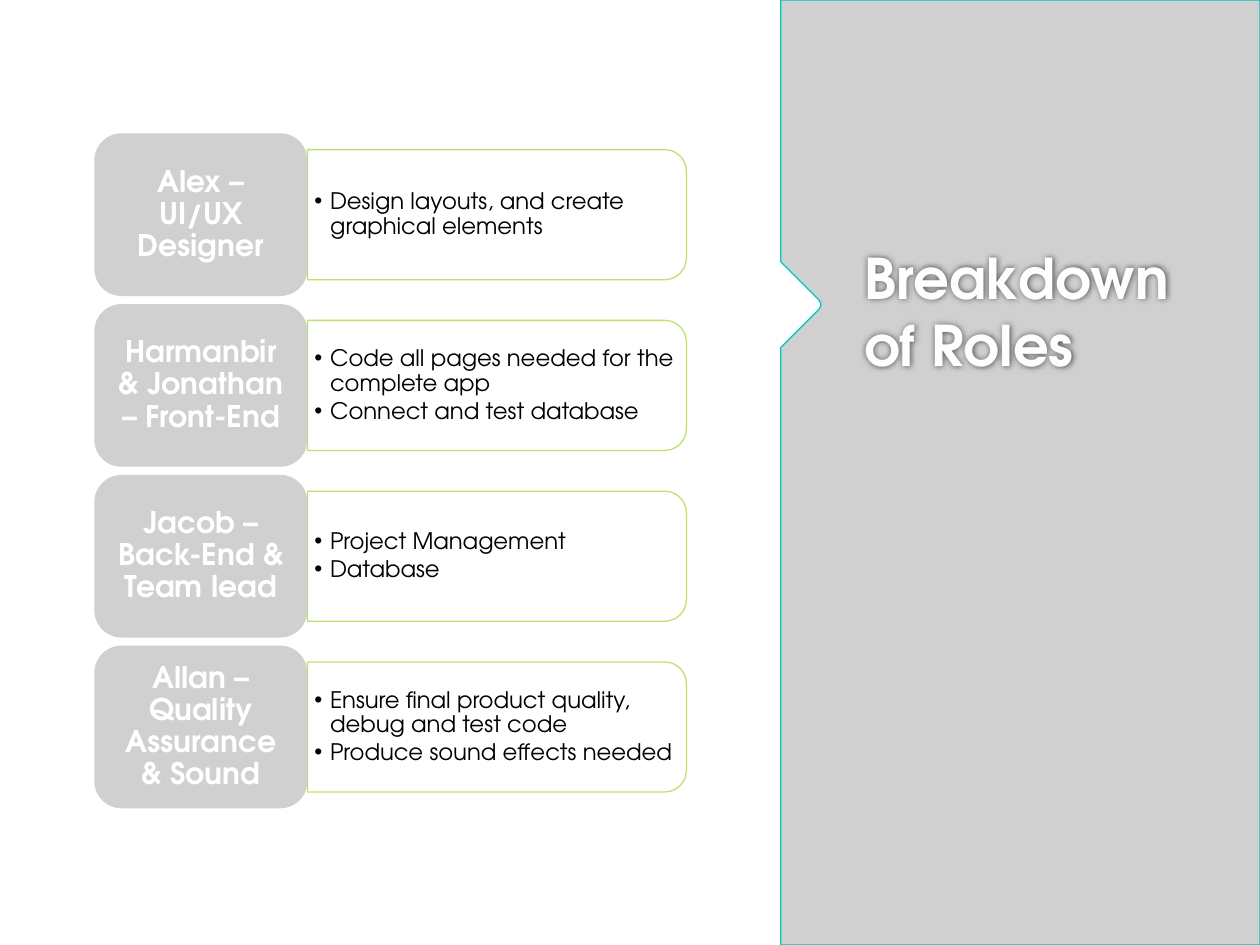
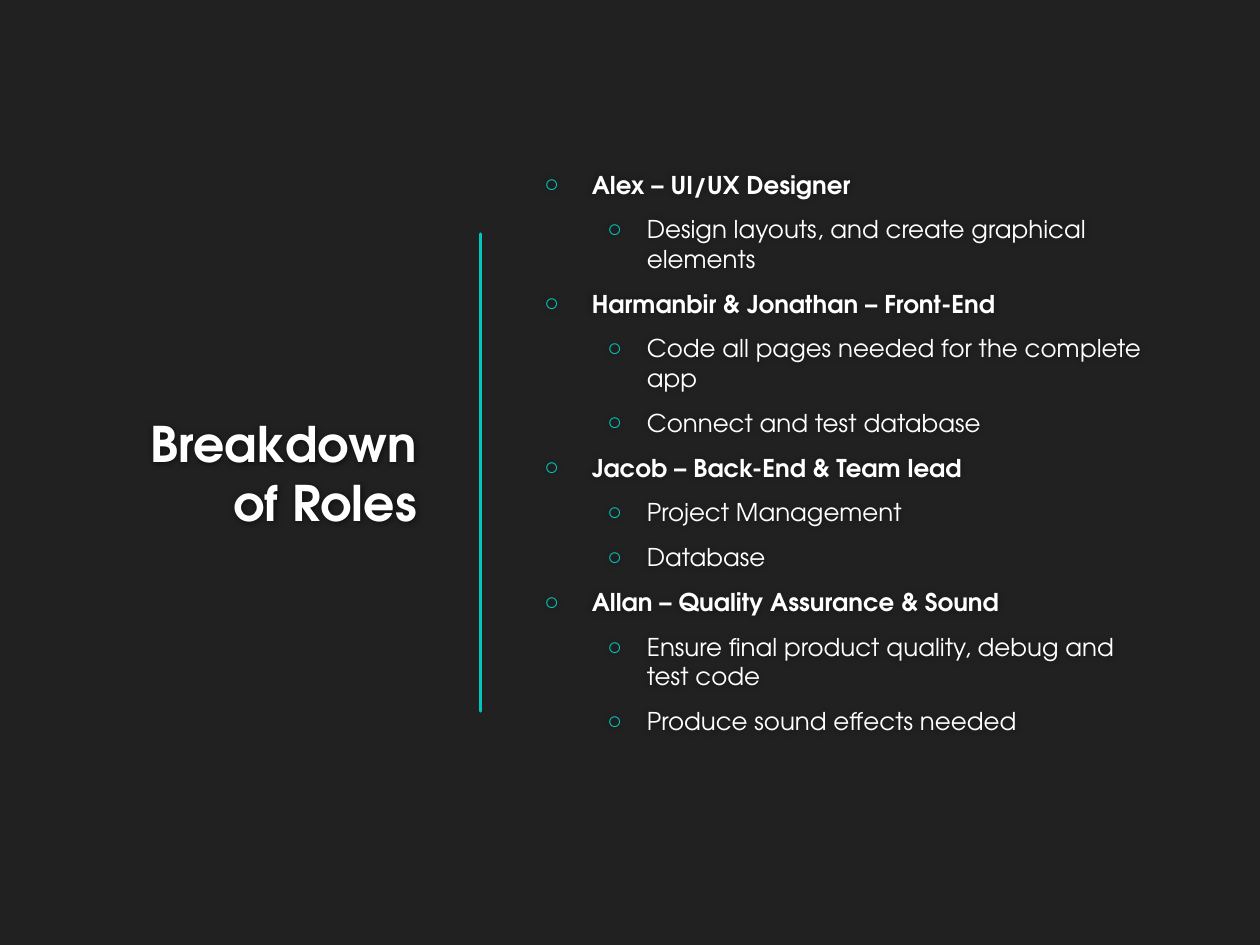
Before and after one commit to HarmanbirD/WaterQwiz, a slide deck: slide 8 of Wasted Water Quiz.pptx. Drawn at 1260x945 pixels with LibreOffice and Linux fonts; fonts in the diff are those of the drawing; grey boxes stand for pictures; background and template pictures are left out. Boxes give left, top, right and bottom in pixels: in the first picture for what was removed or moved away, otherwise in the second. Text is boxed around its words. In the diff, an @@ line names an element or a change of style, - is before the commit and + after.

```diff
--- a/Wasted Water Quiz.pptx
+++ b/Wasted Water Quiz.pptx
@@ background #FFFFFF to #212121 @@
@@ picture removed at [781, 0, 1260, 945] @@
@@ title "Breakdown of Roles": place and size @@
-title "Breakdown of Roles" at [864, 256, 1169, 369]
+title "Breakdown of Roles" at [150, 425, 416, 522]
@@ title "Breakdown of Roles" at [150, 425, 416, 522]: size 32 to 28 pt, text colour #FEFEFE to #FFFFFF; alignment left to right; vertical alignment top to middle @@
@@ text added at [592, 175, 1141, 731], 14 pt, text #FFFFFF @@
+○ Alex – UI/UX Designer
+  ○ Design layouts, and create graphical elements
+○ Harmanbir & Jonathan – Front-End
+  ○ Code all pages needed for the complete app
+  ○ Connect and test database
+○ Jacob – Back-End & Team lead
+  ○ Project Management
+  ○ Database
+○ Allan – Quality Assurance & Sound
+  ○ Ensure final product quality, debug and test code
+  ○ Produce sound effects needed
@@ line added from (480, 234) to (480, 711), #00C6BB 1.75 pt @@
@@ group removed at [94, 134, 687, 808]: 8 texts, 4 round same rects, 4 pictures @@
-  • Design layouts, and create graphical elements
-Alex – UI/UX Designer
-  • Code all pages needed for the complete app
-  • Connect and test database
-Harmanbir & Jonathan – Front-End
-  • Project Management
-  • Database
-Jacob – Back-End & Team lead
-  • Ensure final product quality, debug and test code
-  • Produce sound effects needed
-Allan – Quality Assurance & Sound
```
Also in this commit, not shown: 1 other slide changed.
